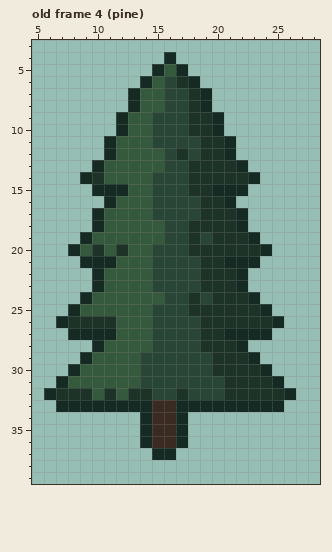
Edited in one commit: pixel-art file (art/mockup/angle/trees.aseprite). The picture above was drawn from the file before the commit.
32x40 pixels, 9 frames. Shown: old frame 4 (pine): x 5..28, y 3..39. The commit also changed other frames, which this record leaves out.
Once edited:
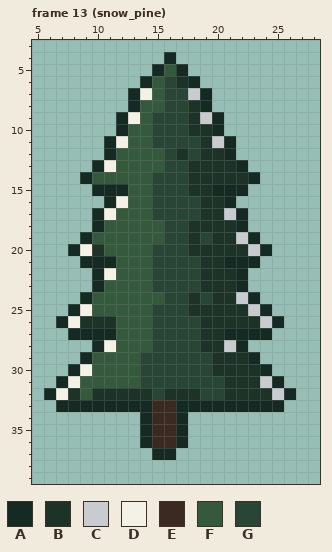
Palette (. is transparent): A #142a22  B #1e3328  C #c8ccd0  D #f4f1e6  E #3b2a22  F #35593d  G #284536
A new or re-ordered frame is compared with the old frame closest to it.
What changed:
frames 9 -> 13
--- frame 13 (snow_pine) is new; against old frame 4 (pine)
@@ x 5..28 @@
  6 .........AFGBA..........
- 7 ........AFFGGBA.........
+ 7 ........ADFGGCA.........
  8 ........AFFGGBA.........
- 9 .......AFFGGGBBA........
+ 9 .......ADFGGGBCA........
 10 .......AFFGGGBBA........
-11 ......AFFFGGGGBBA.......
+11 ......ADFFGGGGBCA.......
 12 ......AFFFFGBGBBA.......
-13 .....AFFFFFGGBBBBA......
-14 ....ABFFFFGGGBBBBBA.....
+13 .....ADFFFFGGBBBBA......
+14 ....AFFFFFGGGBBBBBA.....
 15 .....AAAFFGGGBBAAA......
-16 ......AFFFGGGGBBA.......
-17 .....AFFFFGGGGBBBA......
+16 ......ADFFGGGGBBA.......
+17 .....ADFFFGGGGBBCA......
 18 .....AFFFFFGGBBBBA......
-19 ....AFFFFFFGGBGBBBA.....
-20 ...AFBFBFFGGGBBBBBBA....
+19 ....AFFFFFFGGBGBBCA.....
+20 ...ADBFFFFGGGBBBBBCA....
 21 ....AAAFFFGGGGBBAAA.....
-22 .....AFFFFGGGGBBBA......
+22 .....ADFFFGGGGBBBA......
 23 .....AFFFFGGGGBBBA......
-24 ....AFFFFFFGGBGBBBA.....
-25 ...AFFFFFFGGGBBBBBBA....
-26 ..ABBBBFFFGGGGBBBBBBA...
+24 ....AFFFFFFGGBGBBCA.....
+25 ...ADFFFFFGGGBBBBBCA....
+26 ..ADBBBFFFGGGGBBBBBCA...
 27 ...AAAAFFFGGGGBBAAAA....
-28 .....AFFFFGGGGBBBA......
+28 .....ADFFFGGGGBBCA......
 29 ....AFFFFGGGGGGBBBA.....
-30 ...AFFFFFGGGGGGBBBBA....
-31 ..AFFFFFFGGGGGGGBBBBA...
-32 .ABBBFBFBBGGBGGGBBBBBA..
+30 ...ADFFFFGGGGGGBBBBA....
+31 ..ADFFFFFGGGGGGGBBBCA...
+32 .ADBFBBBBBGBBBGGBBBBCA..
 33 ..AAAAAAAAEEAAAAAAAAA...
Changed places in both pictures, as pixel boxes (x1, y1, x2, y2):
changed: (56, 88, 284, 400)
